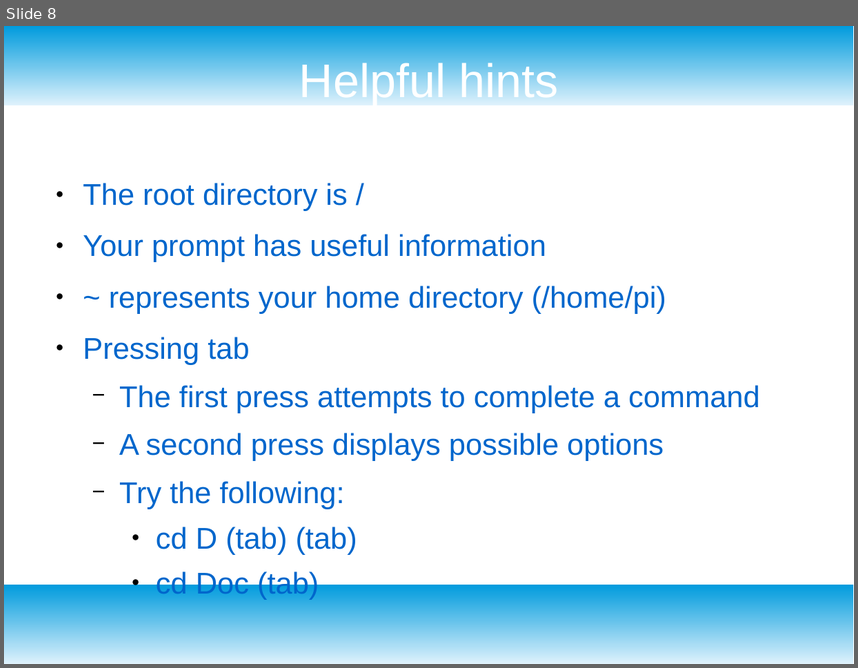
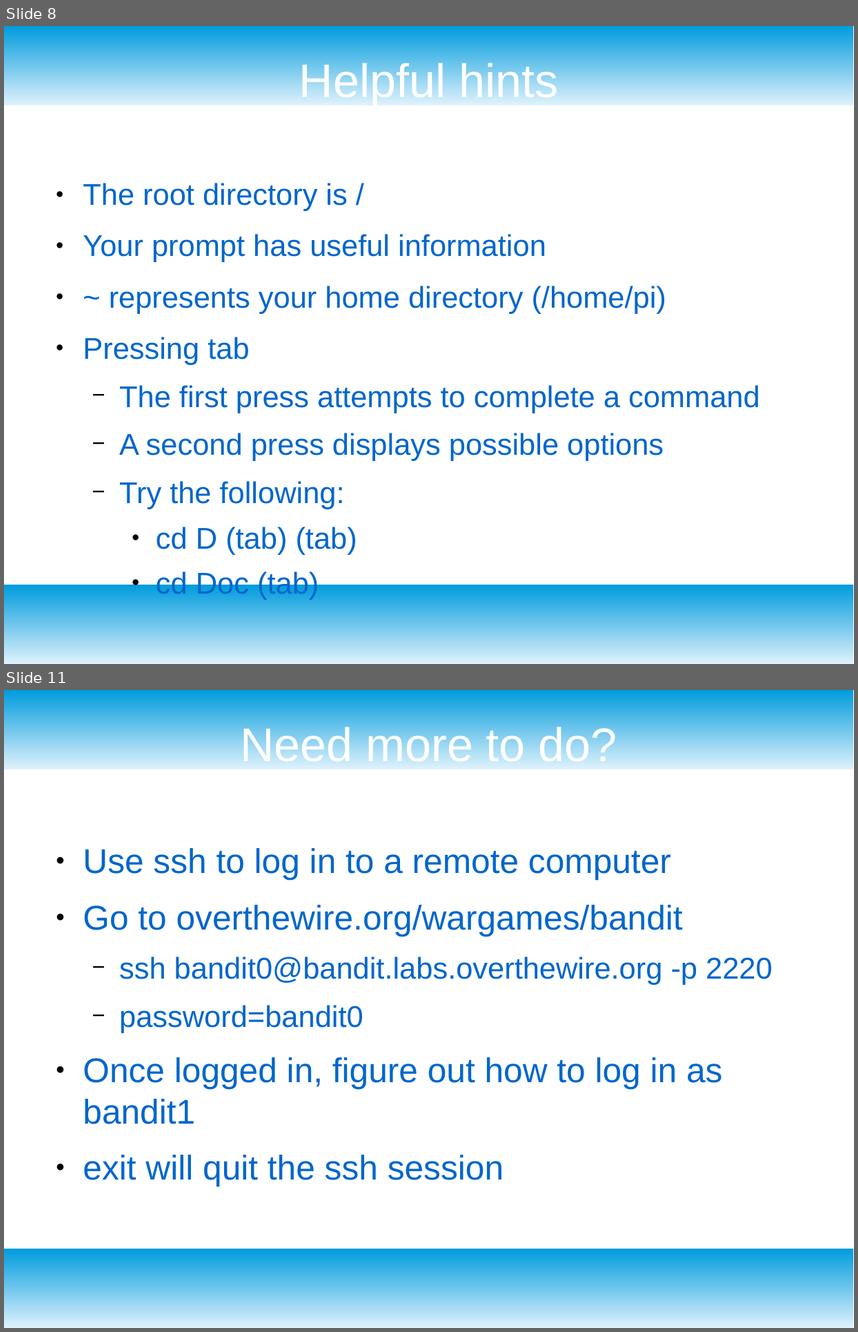
Before and after one commit to vcv-missoula-college/projects, a slide deck: 2021_gencyber_summer_camp/resources/day1/day_1.4_intro_linux.odp. Shown one above the other, each under a label of ours: slide 8 before the commit, slides 8 and 11 after it; the slides between them are not shown. The pictures are 858x668 and 858x1332 pixels, drawn with LibreOffice and Linux fonts; fonts in the diff are those of the drawing. Boxes give left, top, right and bottom in pixels: in the first picture for what was removed or moved away, otherwise in the second. Text is boxed around its words. In the diff, an @@ line names an element or a change of style, - is before the commit and + after.

```diff
--- a/2021_gencyber_summer_camp/resources/day1/day_1.4_intro_linux.odp
+++ b/2021_gencyber_summer_camp/resources/day1/day_1.4_intro_linux.odp
@@ slide 11 added at <box>4,690,854,1328</box>, background #FFFFFF; not listed: 2 template elements that a slide beside it also shows @@
@@ title added at <box>240,723,617,769</box>, 44 pt, text #FFFFFF @@
+Need more to do?
@@ text added at <box>83,848,773,1186</box>, 32 pt, text #0066CC @@
+● Use ssh to log in to a remote computer
+● Go to overthewire.org/wargames/bandit
+  − ssh bandit0@bandit.labs.overthewire.org -p 2220
+  − password=bandit0
+● Once logged in, figure out how to log in as bandit1
+● exit will quit the ssh session
```
Also in this commit, not shown: 2 slides changed, 1 slide removed, 1 other file.
